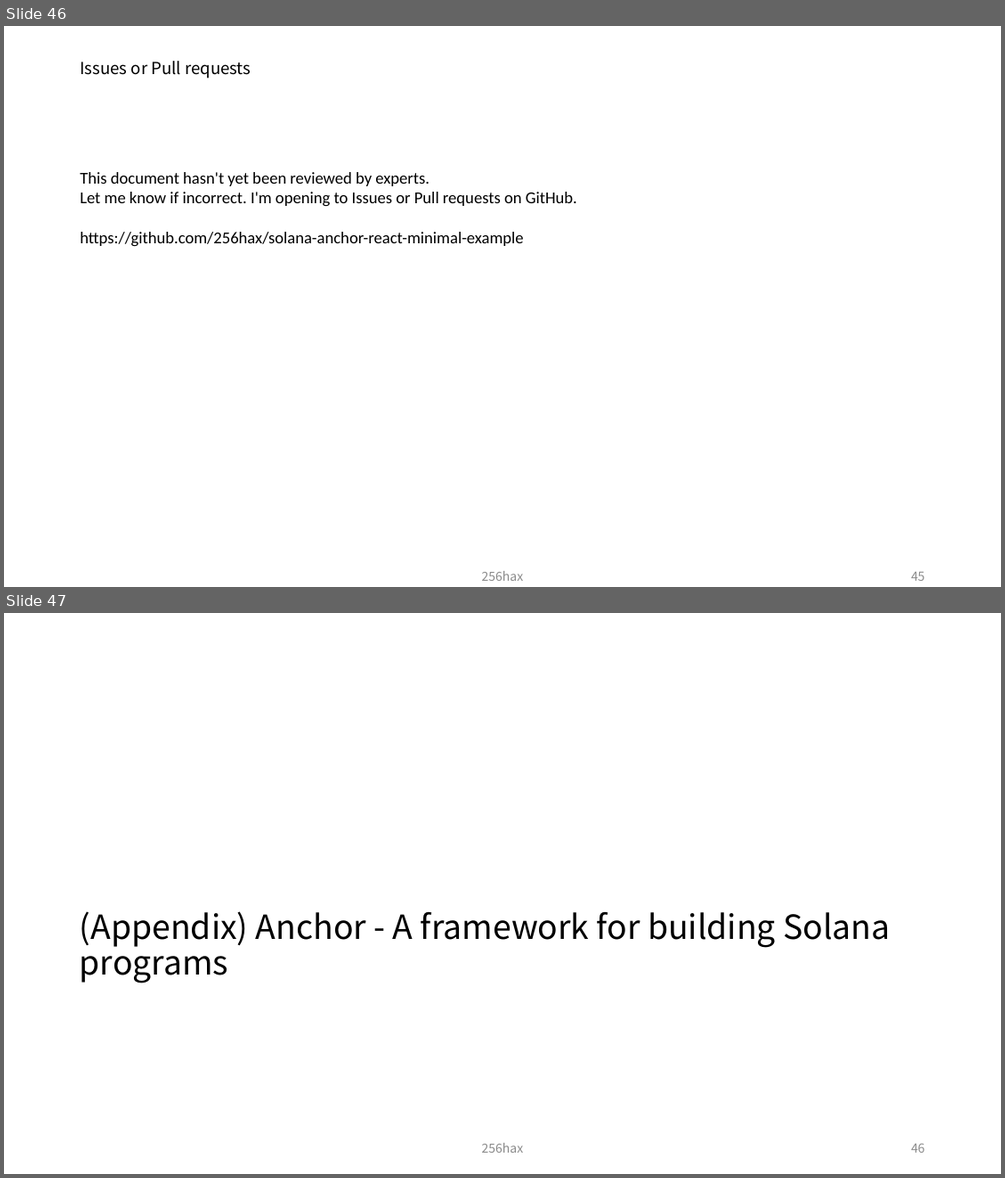
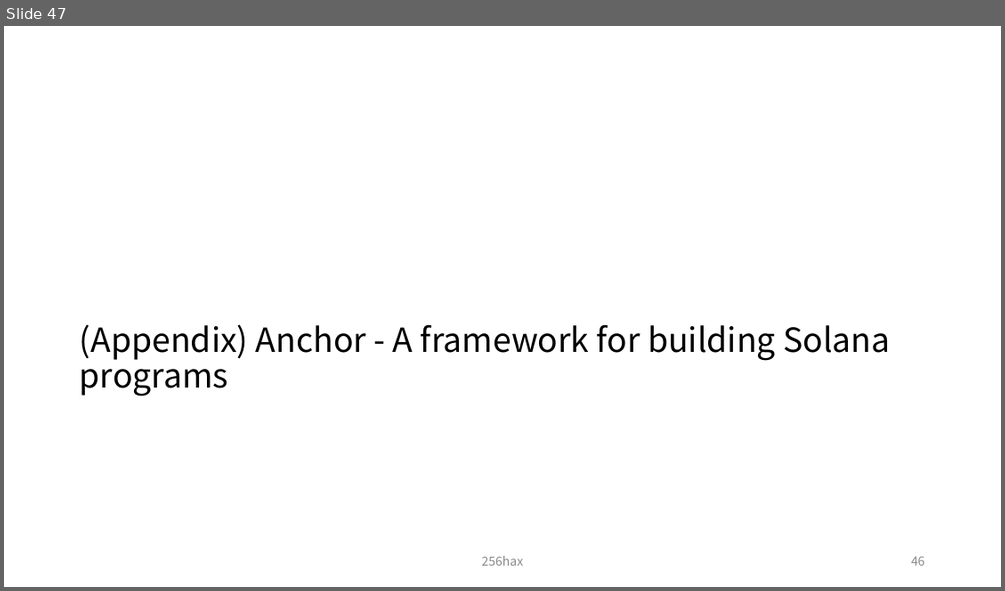
Before and after one commit to legendaryangelist/solana-anchor-react-essential, a slide deck: docs/Solana_Blockchain_Outline_Figure.pptx. Shown one above the other, each under a label of ours: slides 46 and 47 before the commit, slide 47 after it. The pictures are 1005x1178 and 1005x591 pixels, drawn with LibreOffice and Linux fonts; fonts in the diff are those of the drawing. Boxes give left, top, right and bottom in pixels: in the first picture for what was removed or moved away, otherwise in the second. Text is boxed around its words. In the diff, an @@ line names an element or a change of style, - is before the commit and + after.

```diff
--- a/docs/Solana_Blockchain_Outline_Figure.pptx
+++ b/docs/Solana_Blockchain_Outline_Figure.pptx
@@ slide 46 removed at box(4, 26, 1001, 587), background #FFFFFF @@
@@ title removed at box(80, 61, 251, 79) @@
-Issues or Pull requests
@@ text removed at box(80, 172, 577, 247) @@
-This document hasn't yet been reviewed by experts.
-Let me know if incorrect. I'm opening to Issues or Pull requests on GitHub.
-https://github.com/256hax/solana-anchor-react-minimal-example
@@ text removed at box(482, 571, 524, 580) @@
-256hax
@@ page number removed at box(911, 572, 925, 580) @@
-45
```
Also in this commit, not shown: 38 slides changed, 1 slide added.
